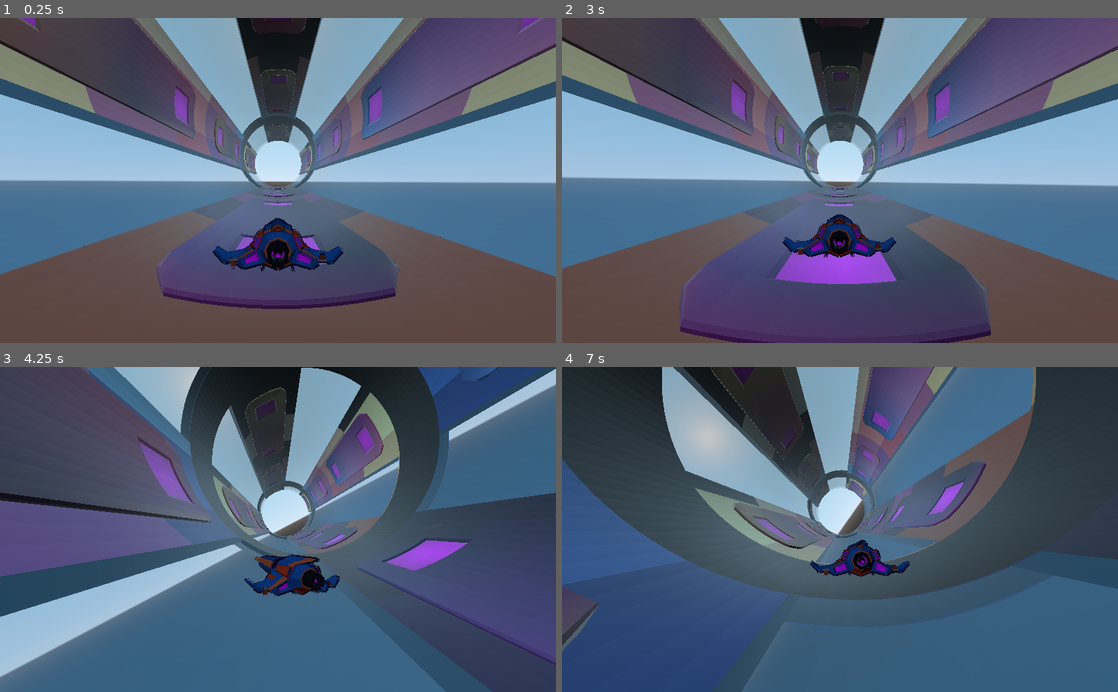
Above: before the commit, frames 1-4 (two rows, left to right).
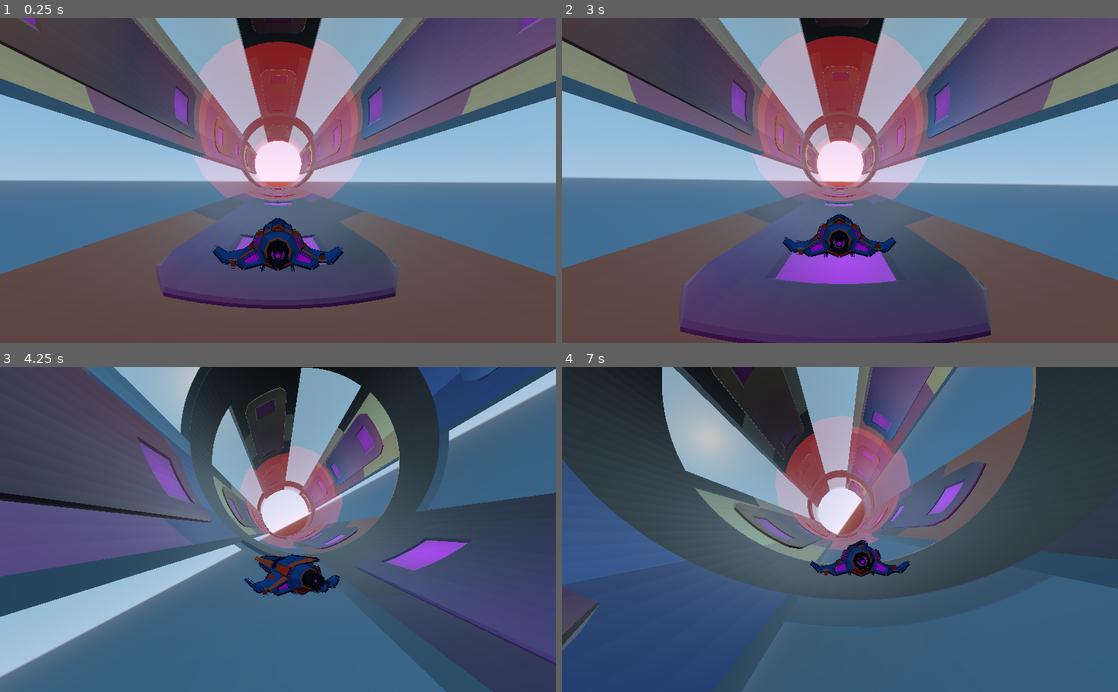
Above: after the commit, the same moments.

Repository: Gatlink/LD50
Game: Godot game, scene res://Main.tscn
Two runs of this game, one before a commit and one after it. Both use one fixed random seed, a clock stepped at 60 frames per second and the inputs below.
Inputs:
- Up to frame 1 (0.25 s): no input
- Up to frame 2 (3 s): hold D (steer_right) 0.53-1.28 s; hold A (steer_left) 1.28-2.03 s; hold D (steer_right) 2.03-2.78 s; hold W (accelerate) from 2.78 s (still down)
- Up to frame 3 (4.25 s): release W (accelerate) at 3.53 s; hold A (steer_left) from 3.53 s (still down)
- Up to frame 4 (7 s): release A (steer_left) at 5.78 s; hold D (steer_right) 5.78-6.53 s; hold W (accelerate) from 6.53 s (still down)

The runs differ from the first frame. In frame 1, 13% of the frame differs, in the area x 34-66%, y 6-57%; in frame 2, 14%, in the area x 34-66%, y 4-57%; in frame 3, 3.9%; in frame 4, 6.6%.

Commit message:
Obstacle spawn  (WIP)

Diff:
--- a/Level/Chunk.gd
+++ b/Level/Chunk.gd
@@ -6,6 +6,7 @@
 
 
 onready var end_position := $EndPosition
+onready var obstacle_holder := $Obstacles
 
 
 func _on_VisibilityNotifier_screen_exited() -> void:
--- a/Level/Chunk.tscn
+++ b/Level/Chunk.tscn
@@ -1,14 +1,23 @@
-[gd_scene load_steps=3 format=2]
+[gd_scene load_steps=4 format=2]
 
 [ext_resource path="res://Level/Chunk.gd" type="Script" id=1]
 [ext_resource path="res://Level/LD50-Pipe-01.tscn" type="PackedScene" id=2]
+
+[sub_resource type="SpatialMaterial" id=1]
+params_blend_mode = 1
+albedo_color = Color( 1, 0, 0, 0.27451 )
 
 [node name="Chunk" type="Spatial"]
 script = ExtResource( 1 )
 
 [node name="Obstacles" type="Spatial" parent="."]
 
-[node name="Position3D" type="Position3D" parent="Obstacles"]
+[node name="ObstaclePosition" type="CSGCylinder" parent="Obstacles"]
+transform = Transform( 1, 0, 0, 0, -4.37114e-08, -1, 0, 1, -4.37114e-08, 0, 15, -46.1449 )
+radius = 17.5
+height = 0.1
+sides = 20
+material = SubResource( 1 )
 
 [node name="LD50-Pipe-01" parent="." instance=ExtResource( 2 )]
 transform = Transform( -1, 0, -8.74228e-08, 0, 1, 0, 8.74228e-08, 0, -1, 0, 0, 0 )
